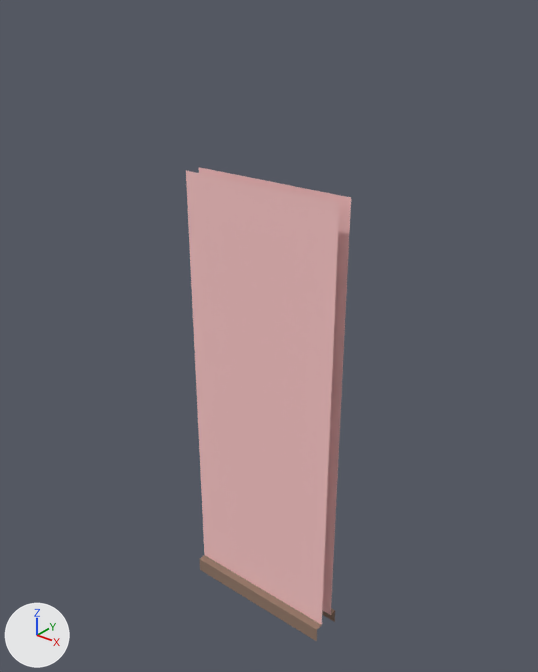
The FBX model Content/Game_Art/FBX/Archi/SM_Mur_Double_1x1.fbx: old version first, new version second.
Before and after are seen from a 50 mm camera at (2.88, -2.92, 3.76) aimed at (0.48, 0.08, 1.9). Lighting does not change. The marker at lower left points along +X, +Y and +Z.

Names of what the first picture shows: 'SM_Mur_Double_1x1'.
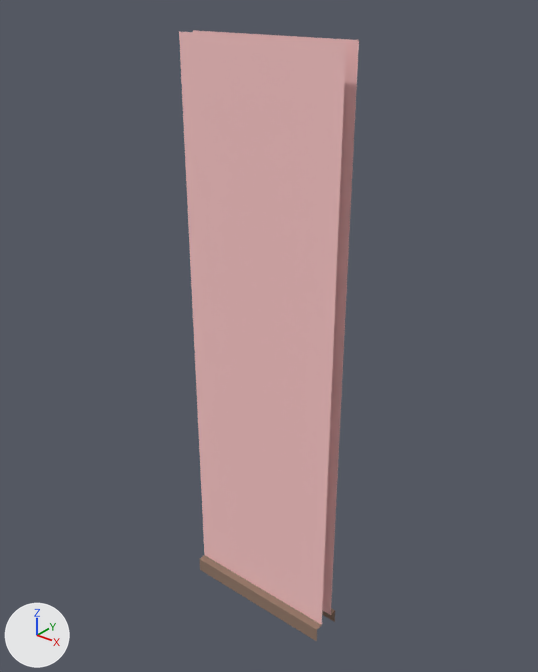
Pixel boxes [x1, y1, x2, y2] of what changed, in the pictures (538 x 672 px; the box of a moved part takes in the faces that stretch with it):
'SM_Mur_Double_1x1', reshaped (9% wider, 29% taller)
    before: [186, 167, 351, 641]
    after: [179, 30, 359, 641]
part 1 of me_mesh, moved or reshaped
    before: [186, 167, 351, 238]
    after: [179, 30, 359, 238]

Edits to the bpy script that builds the scene:
```text
Change me_mesh:
    where me_mesh.from_pydata(...)  # 20 vertices, 8 faces; spans x 0.0..1.0, y -0.1..0.1, z 0.0..2.8
    used by ob_sm_mur_double_1x1; location = (0.0, 0.0, 0.0)
    before: 0 (1.0, -0.05, 2.8) at pixel (339, 202), 4 (0.0, -0.05, 2.8) at pixel (185, 170), 18 (1.0, 0.05, 2.8) at pixel (351, 197), 19 (0.0, 0.05, 2.8) at pixel (198, 167)
    me_mesh part 1
    add for i in [0, 4, 18, 19]: me_mesh.vertices[i].co += Vector((0.0, 0.0, 0.7))
```
